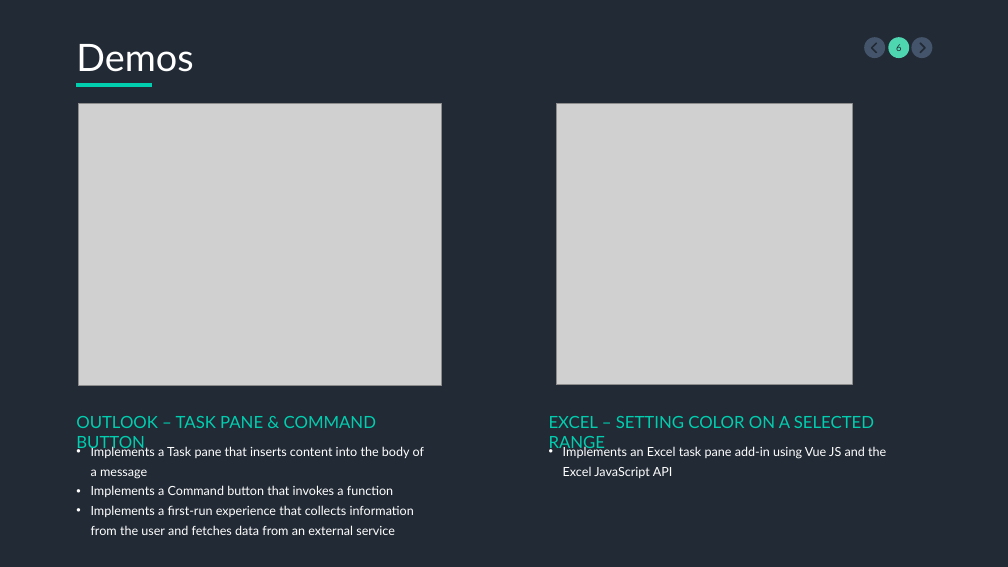
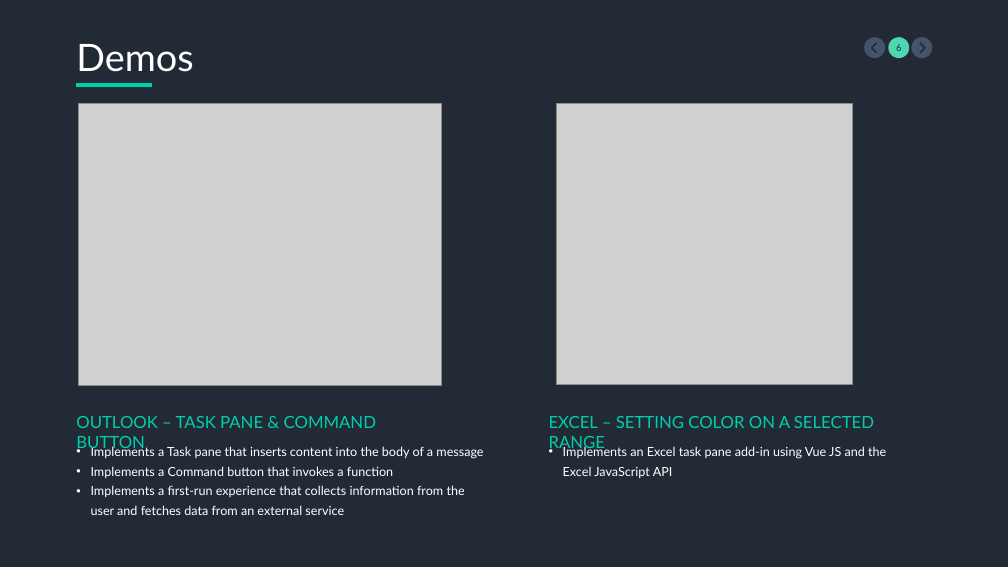
Before and after one commit to mleeb1/git-the-gist, a slide deck: slide 6 of Office Add-Ins.pptx. Drawn at 1008x567 pixels with LibreOffice and Linux fonts; fonts in the diff are those of the drawing; grey boxes stand for pictures. Boxes give left, top, right and bottom in pixels: in the first picture for what was removed or moved away, otherwise in the second. Text is boxed around its words. In the diff, an @@ line names an element or a change of style, - is before the commit and + after.

```diff
--- a/Office Add-Ins.pptx
+++ b/Office Add-Ins.pptx
@@ text "Implements a Task pane that ..." rewrapped from (91, 445, 424, 535) to (91, 445, 483, 515) @@
```
Also in this commit, not shown: 1 other slide changed.
